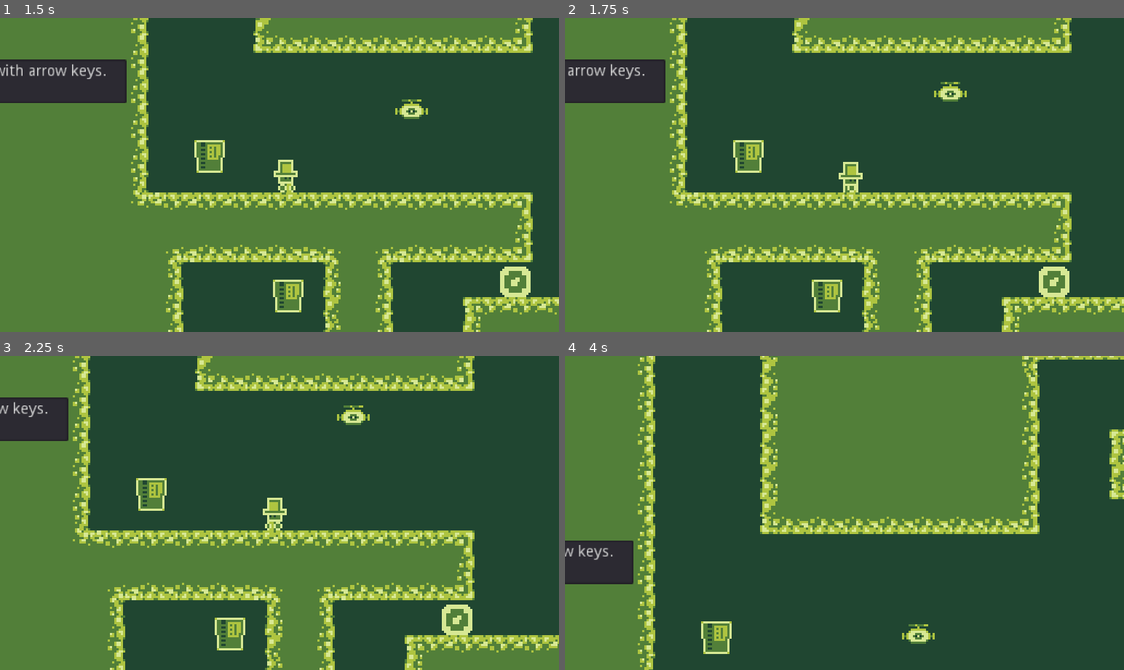
Above: before the commit, frames 1-4 (two rows, left to right).
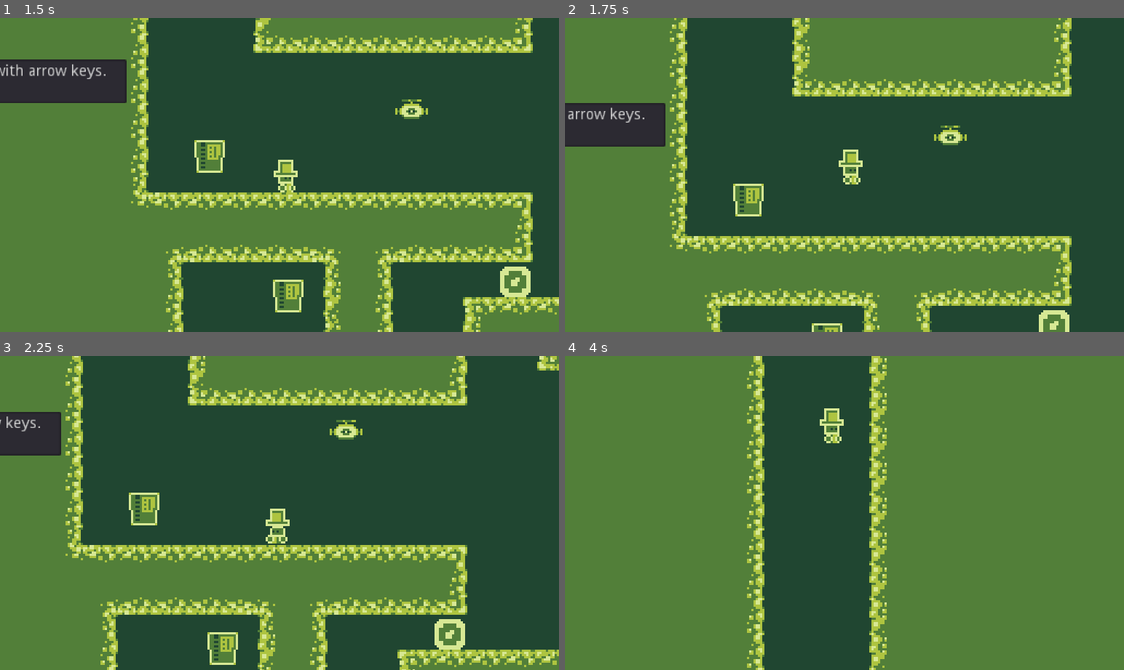
Above: after the commit, the same moments.

Repository: Kristoffer-Martinsen/Collecting-Parts
Game: Godot game, scene res://Scenes/World.tscn
Same seed, same stepped clock (60 frames per second), same inputs: the game is played once before the commit and once after it.
Inputs:
- Up to frame 1 (1.5 s): hold Right (ui_right) from 0.53 s (still down); tap Space (ui_accept) at 0.77 s
- Up to frame 2 (1.75 s): keep holding Right (ui_right); tap Space (ui_accept) at 1.52 s
- Up to frame 3 (2.25 s): release Right (ui_right) at 2.03 s; hold Left (ui_left) from 2.03 s (still down)
- Up to frame 4 (4 s): release Left (ui_left) at 2.78 s; hold Right (ui_right) from 2.78 s (still down); tap Space (ui_accept) at 3.02, 3.77 s

Frame 1 is identical in both runs. In frame 2, 39% of the frame differs, in the area x 0-100%, y 0-100%; in frame 3, 24%; in frame 4, 64%.

Commit message:
Adding health

Diff:
--- a/Scenes/Player/Player.gd
+++ b/Scenes/Player/Player.gd
@@ -13,6 +13,9 @@
 
 # Checkpoint vector
 var checkpoint = Vector2(288,26)
+
+# Health
+var health = 3
 
 # Bullet
 var can_shoot = true
@@ -102,11 +105,9 @@
 	if direction != 0:
 		$Sprite.scale.x = direction
 
-func _play_sound(sound):
-	$AudioStreamPlayer.stream = load("res://Sounds/" + sound)
+func _play_sound(pathToSound):
+	$AudioStreamPlayer.stream = load(pathToSound)
 	$AudioStreamPlayer.play()
-	pass
-
 
 func _on_Area2D_area_entered(area):
 	if area.is_in_group("hazard"):
@@ -119,7 +120,7 @@
 		$AudioStreamPlayer.stream = load("res://Sounds/Checkpoint.wav")
 		$AudioStreamPlayer.play()
 	if area.is_in_group("powerup"):
-		_play_sound("Powerup.wav")
+		_play_sound("res://Sounds/Powerup.wav")
 		if area.get_name() == "WalkPowerup":
 			walk = true
 			print(walk)
@@ -170,13 +171,11 @@
 
 func _on_ShootTimer_timeout():
 	can_shoot = true
-	pass # Replace with function body.
 
 func _on_Sprite_animation_finished():
 	is_shooting = false
 
 func _on_Win_body_entered(body):
-		# Send signal to show pick up text
+	# Send signal to show pick up text
 	connect("module_aquired", $Textbox, "module_pickup")
 	emit_signal("module_aquired", "YOU ESCAPED CONGRATULATIONS")
-	pass # Replace with function body.
--- a/Scenes/Player/PlayerFSM.gd
+++ b/Scenes/Player/PlayerFSM.gd
@@ -28,7 +28,9 @@
 func _get_transition(delta):
 	match state:
 		states.idle:
-			if !parent.is_on_floor():
+			if parent.health <= 0:
+				return states.dead
+			elif !parent.is_on_floor():
 				if parent.velocity.y < 0:
 					return states.jump
 				elif parent.velocity.y > 0:
@@ -38,7 +40,9 @@
 			elif parent.is_shooting:
 				return states.shoot
 		states.run:
-			if !parent.is_on_floor():
+			if parent.health <= 0:
+				return states.dead
+			elif !parent.is_on_floor():
 				if parent.velocity.y < 0:
 					return states.jump
 				elif parent.velocity.y > 0:
@@ -48,21 +52,27 @@
 			elif parent.is_shooting:
 				return states.shoot
 		states.jump:
-			if parent.is_on_floor():
+			if parent.health <= 0:
+				return states.dead
+			elif parent.is_on_floor():
 				return states.idle
 			elif parent.velocity.y >= 0:
 				return states.fall
 			elif parent.is_shooting:
 				return states.shoot
 		states.fall:
-			if parent.is_on_floor():
+			if parent.health <= 0:
+				return states.dead
+			elif parent.is_on_floor():
 				return states.idle
 			elif parent.velocity.y < 0:
 				return states.jump
 			elif parent.is_shooting:
 				return states.shoot
 		states.shoot:
-			if parent.anim_player.is_playing:
+			if parent.health <= 0:
+				return states.dead
+			elif !parent.anim_player.is_playing():
 				return states.idle
 	return null
 
@@ -76,15 +86,15 @@
 			parent.anim_player.play("walk")
 		states.jump:
 			print("Jump")
-			parent._play_sound("Jump.wav")
+			parent._play_sound("res://Sounds/Jump.wav")
 			parent.anim_player.play("jump")
 		states.fall:
 			print("Fall")
 			# parent.animation_player.play("idle")
 		states.shoot:
 			print("Shoot")
-			parent._play_sound("shot")
-			parent.animation_player.play("shoot")
+			parent._play_sound("res://Sounds/Shot.wav")
+			parent.anim_player.play("shoot")
 
 func _exit_state(old_state, new_state):
 	pass
--- a/Scenes/Powerups/PushPowerup.tscn
+++ b/Scenes/Powerups/PushPowerup.tscn
@@ -19,3 +19,4 @@
 texture = ExtResource( 2 )
 region_enabled = true
 region_rect = Rect2( 48, 64, 16, 16 )
+[connection signal="body_entered" from="." to="." method="_on_PushPowerup_body_entered"]
--- a/Scenes/World.tscn
+++ b/Scenes/World.tscn
@@ -232,6 +232,11 @@
 "player",
 ] instance=ExtResource( 3 )]
 position = Vector2( 288, 32 )
+walk = true
+jump = true
+push = true
+wall_jump = true
+attack = true
 inertia = 10
 
 [node name="Boulder" parent="." instance=ExtResource( 4 )]
@@ -241,7 +246,6 @@
 position = Vector2( 288, 400 )
 
 [node name="Powerups" type="Node" parent="."]
-editor/display_folded = true
 
 [node name="WallJumpPowerup" parent="Powerups" groups=[
 "powerup",
